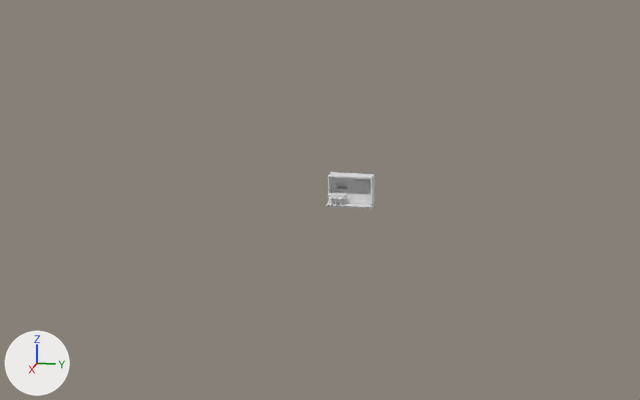
Two versions of the Blender file Resturant.blend, one commit apart.
Rendered twice from a 50 mm lens placed at (400.0, 65.0, 98.0), pointed at (-27.0, -20.0, -9.0). Lighting does not change. The marker at lower left points along +X, +Y and +Z. Materials are left out; every surface is plain grey.
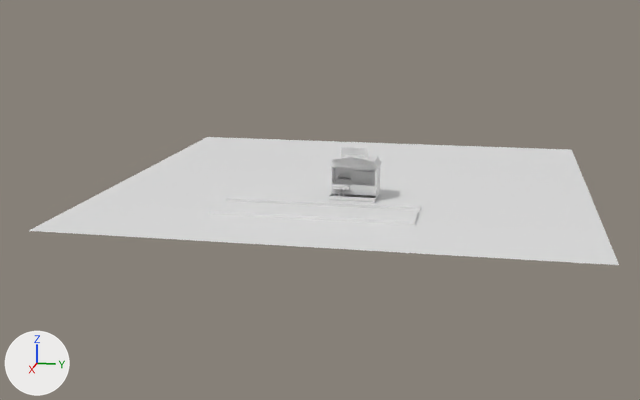
Location of each change, [x1, y1, x2, y2] in pixels of the pictures (640 x 400 px):
'Plane.001', added: after [29, 137, 619, 265]
'Cube.001', added: after [209, 201, 419, 225]
'Cube', reshaped, moved, rescaled (8% wider, 47% taller): before [326, 172, 375, 209]; after [329, 147, 382, 202]
'Cube.002', added: after [226, 195, 421, 211]
part 1 of me_cube, added: after [341, 147, 368, 158]
part 2 of me_cube, added: after [330, 154, 382, 168]
part 3 of me_cube, built on: before [326, 172, 375, 209]; after [329, 166, 380, 202]

The change, as a list of edits to the scene's bpy script:
```text
Change me_cube:
    used by ob_cube; location = (0.0, 0.0, 3.0); scale = (0.475, 10.4, 7.47)
    remove me_cube.from_pydata(...)  # 1903 vertices, 1873 faces, 3 loose edges; spans x -19.3..15.5, y -1.0..1.0, z -1.0..1.0
    add me_cube.from_pydata(...)  # 1996 vertices, 1962 faces, 21 loose edges; spans x -23.5..18.7, y -1.1..1.1, z -1.0..2.2
    me_cube part 1: a new loose piece of 50 vertices spanning x 0.1..3.1, y -0.6..0.6, z 1.4..2.2
    me_cube part 2: a new loose piece of 31 vertices spanning x -23.1..13.7, y -1.1..1.1, z 1.0..1.7
    me_cube part 3
    46 vertices are removed from x -17.4..5.1, y -1.0..1.0, z -1.0..1.0
    36 faces are deleted
    1 loose edge is deleted
    2 vertices move from x 3.7, y 1.0, z -1.0..-0.7 to x 4.1, y 1.0, z -1.0..-0.7
    38 vertices are added at x -23.5..18.7, y -1.0..1.0, z -1.0..1.0
    8 new vertices lie (0.0, 0.0, 2.0) away from vertices in x -23.5..4.9, y -1.0..1.0, z -1.0
    19 loose edges are added
    37 new faces join them
Add me_plane_001:
    me_plane_001.from_pydata([(-1.0, -1.0, 0.0), (1.0, -1.0, 0.0), (-1.0, 1.0, 0.0), (1.0, 1.0, 0.0)], [], [(0, 1, 3, 2)])
Add me_cube_003:
    me_cube_003.from_pydata(...)  # a box spanning x -3.81..1.05, y -1.34..1.11, z -1.42..0.58
Add me_cube_001:
    me_cube_001.from_pydata(...)  # a box spanning x -3.81..1.05, y -1.34..1.11, z -1.42..0.58
Change ob_cube:
    ob_cube.location: (0.0, 0.0, 3.0) -> (0.4, 1.8, 7.6)
    ob_cube.scale: (0.475, 10.4, 7.47) -> (0.48, 10.5, 7.55)
Add ob_plane_001:
    ob_plane_001 = bpy.data.objects.new('Plane.001', me_plane_001)
    ob_plane_001.location = (-34.7, -4.6, -0.7)
    ob_plane_001.scale = (116.0, 116.0, 116.0)
Add ob_cube_002:
    ob_cube_002 = bpy.data.objects.new('Cube.002', me_cube_003)
    ob_cube_002.location = (15.4, -6.9, 0.1)
    ob_cube_002.scale = (1.2, 36.7, 1.0)
Add ob_cube_001:
    ob_cube_001 = bpy.data.objects.new('Cube.001', me_cube_001)
    ob_cube_001.location = (36.7, -6.9, 0.1)
    ob_cube_001.scale = (3.97, 36.7, 1.0)
```
